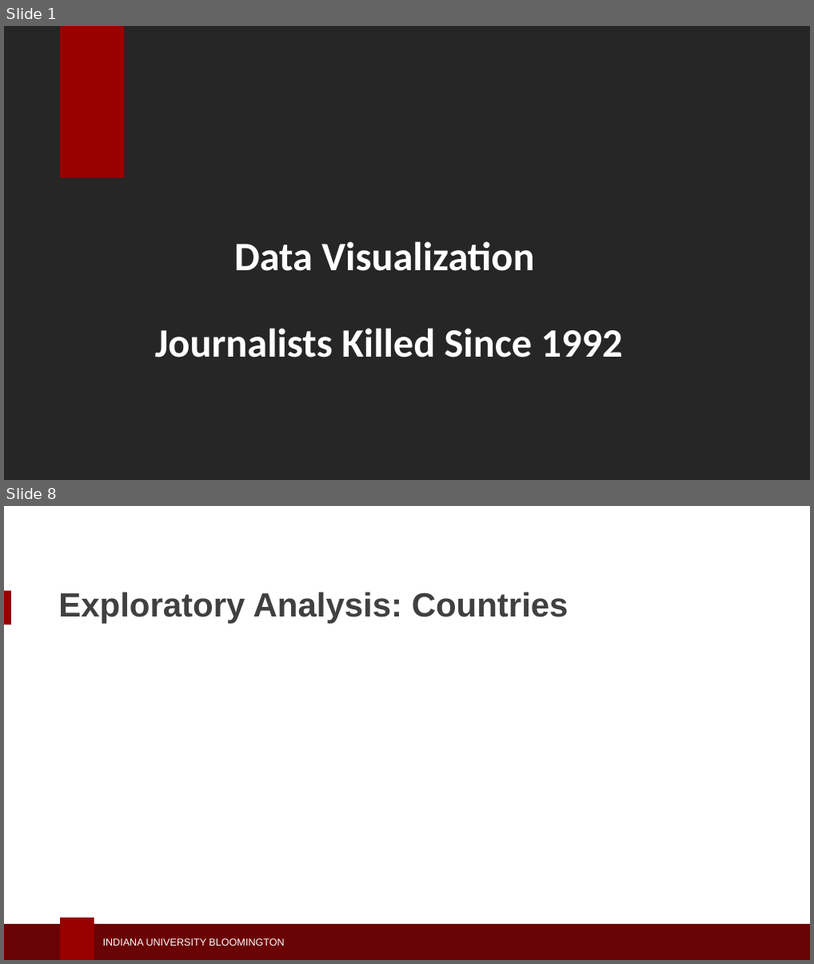
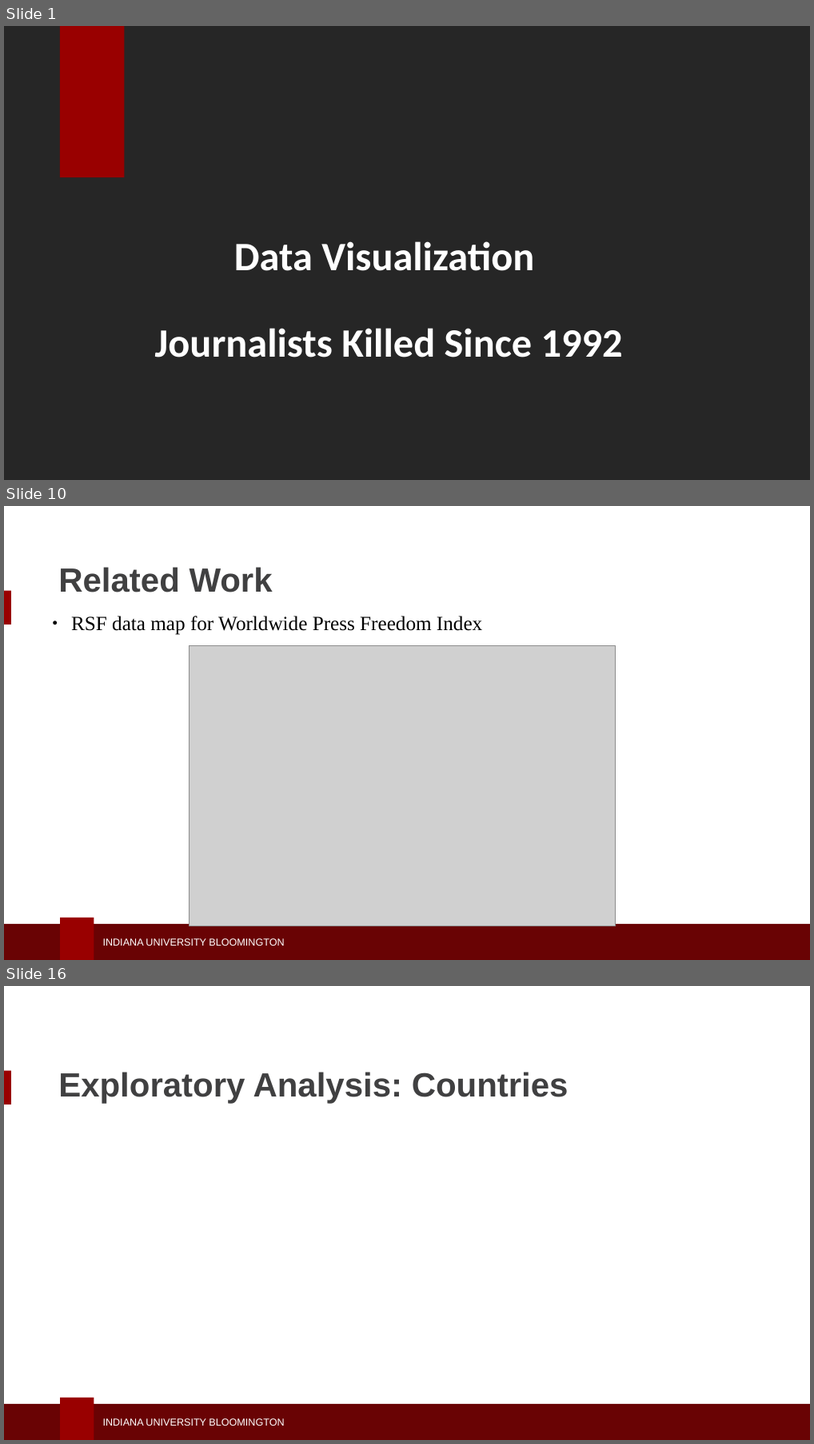
Before and after one commit to seashiva94/data_viz_project, a slide deck: dviz_ppt.pptx. Shown one above the other, each under a label of ours: slides 1 and 8 before the commit, slides 1, 10 and 16 after it; the slides between them are not shown. The pictures are 814x964 and 814x1444 pixels, drawn with LibreOffice and Linux fonts; fonts in the diff are those of the drawing; grey boxes stand for pictures; background and template pictures are left out. Boxes give left, top, right and bottom in pixels: in the first picture for what was removed or moved away, otherwise in the second. Text is boxed around its words. In the diff, an @@ line names an element or a change of style, - is before the commit and + after.

```diff
--- a/dviz_ppt.pptx
+++ b/dviz_ppt.pptx
@@ slide 10 added at <box>4,506,810,960</box>, background #FFFFFF; not listed: 4 template elements that a slide beside it also shows @@
@@ text added at <box>58,567,273,592</box>, 30 pt, text #404041, bold @@
+Related Work
@@ text added at <box>71,616,482,635</box>, 18 pt, text #000000 @@
+● RSF data map for Worldwide Press Freedom Index
@@ picture added at <box>190,646,616,926</box> @@
@@ what was slide 8 is now slide 16 @@
```
Also in this commit, not shown: 1 slide changed, 13 other slides added, 5 slides removed, 2 other files.
